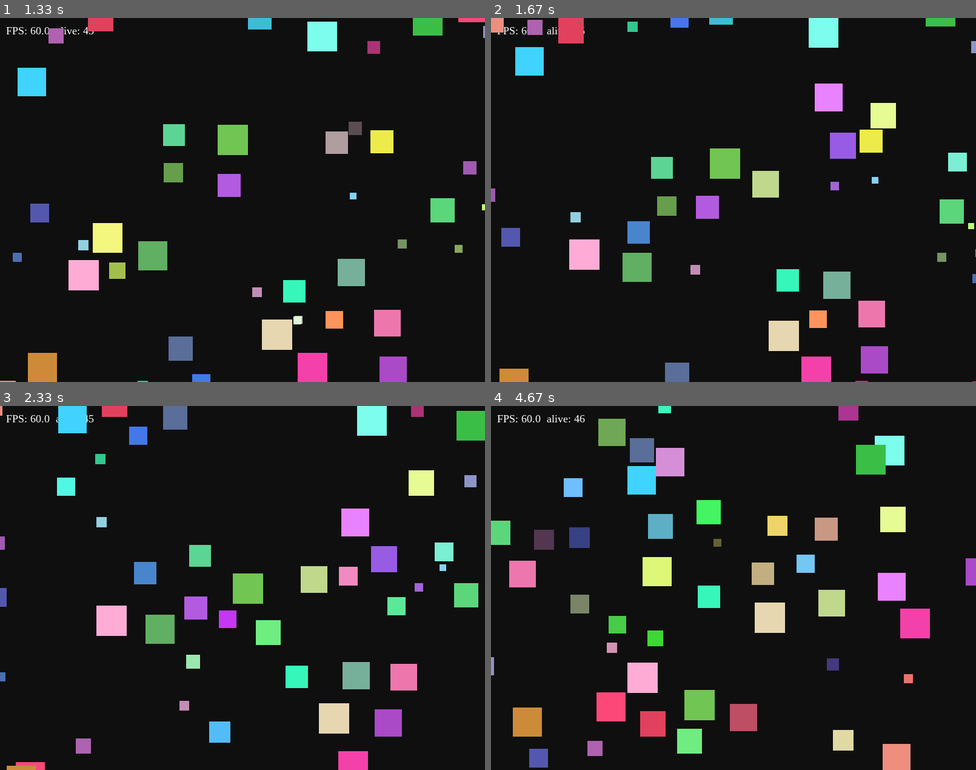
Above: before the commit, frames 1-4 (two rows, left to right).
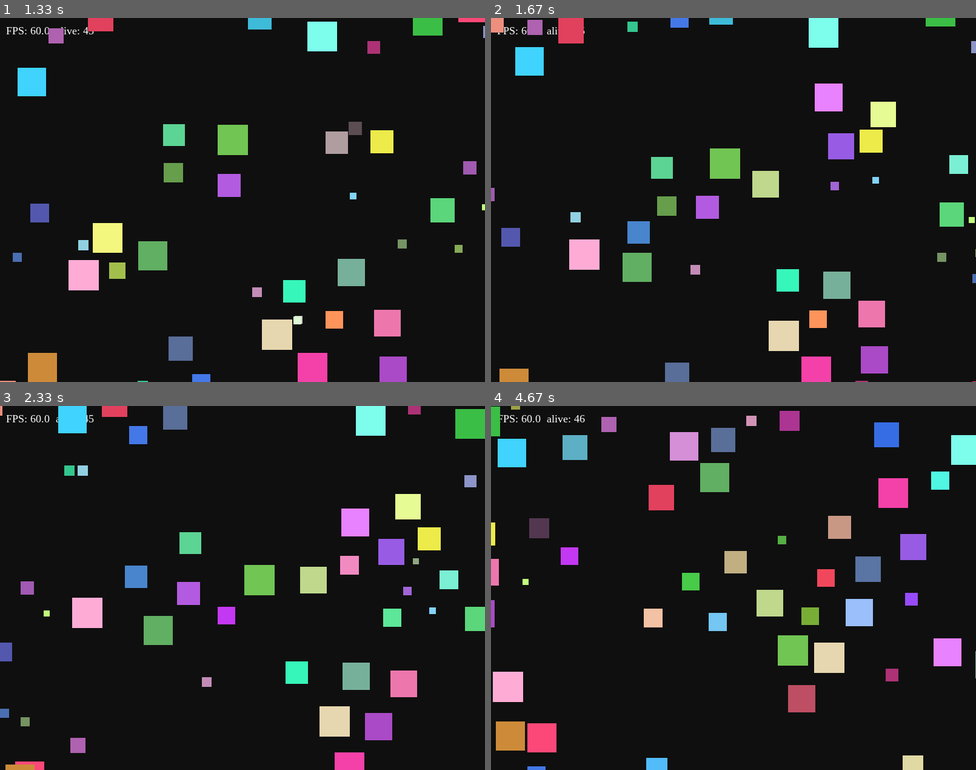
Above: after the commit, the same moments.

Repository: afinakholidi67/lab8-pygame
Game: pygame game, started from main.py
The game is run twice, just before and just after one commit, with the same random seed, the same clock (stepped at 60 frames per second) and the same inputs.
Inputs:
- Up to frame 1 (1.33 s): no input
- Up to frame 2 (1.67 s): no input
- Up to frame 3 (2.33 s): no input
- Up to frame 4 (4.67 s): no input

Frame 1 is identical in both runs. In frame 2, 0.3% of the frame differs, in the area x 0-100%, y 23-58%; in frame 3, 8.8%; in frame 4, 24%, in the area x 0-100%, y 0-100%.

Commit message:
exam: q5 - eating

Diff:
--- a/main.py
+++ b/main.py
@@ -153,18 +153,15 @@
         for j, b in enumerate(squares):
             if j <= i or j in killed:
                 continue
-            a_size = float(a["size"])
-            b_size = float(b["size"])
-            if a_size == b_size:
-                continue
             if check_collision(a, b):
+                a_size = float(a["size"])
+                b_size = float(b["size"])
                 if a_size > b_size:
                     killed.add(j)
-                else:
+                elif b_size > a_size:
                     killed.add(i)
+                break
     return killed
-
-
 def draw_square(screen: pygame.Surface, square: Square) -> None:
     x = int(square["x"])
     y = int(square["y"])
